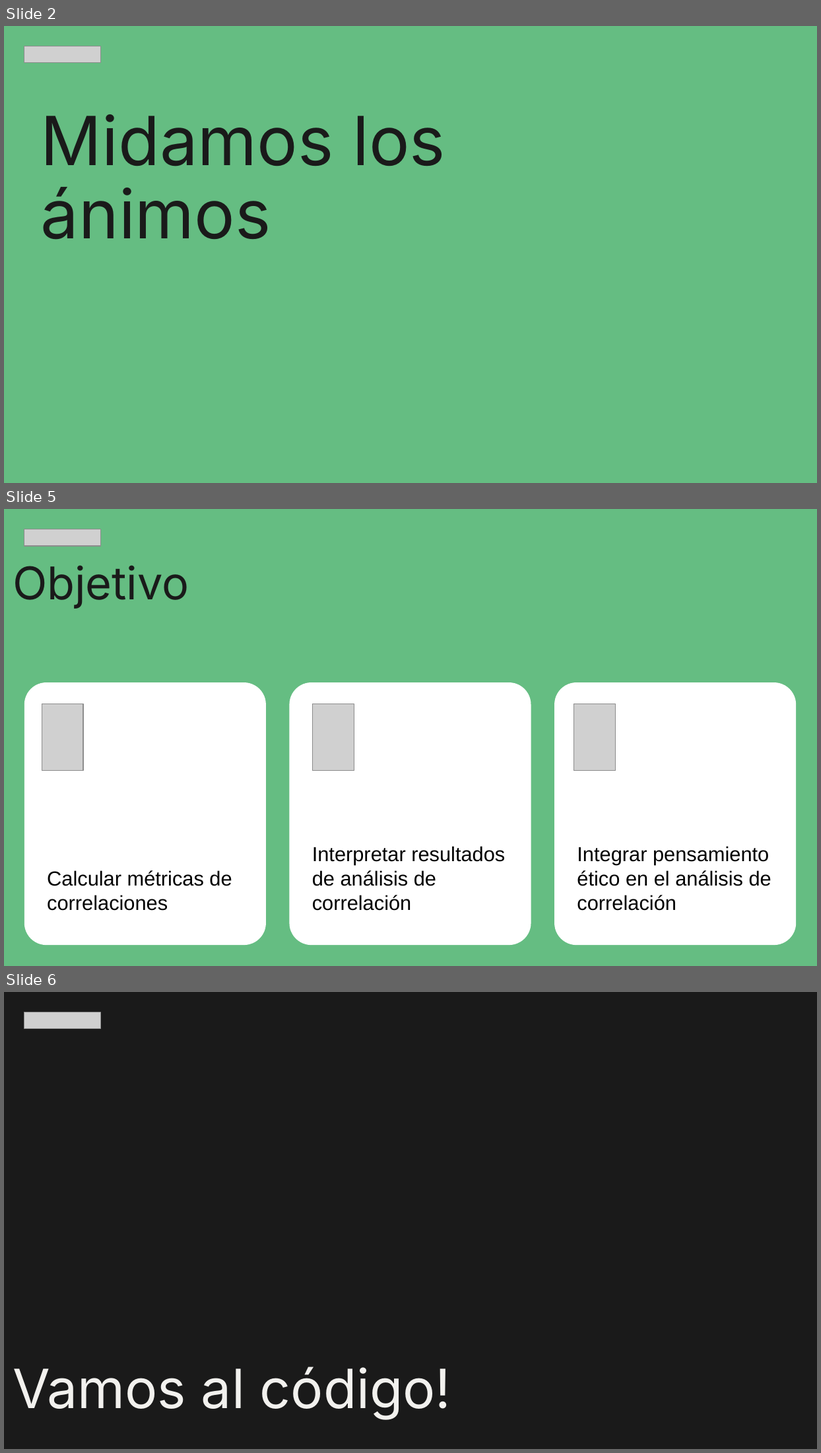
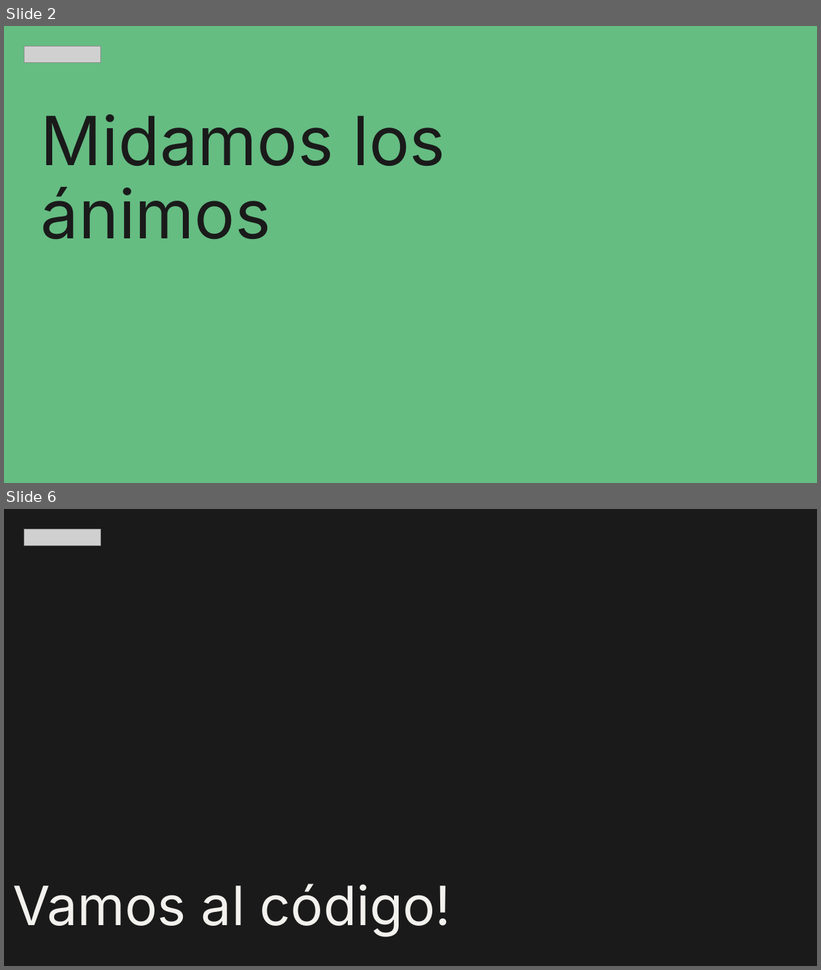
Before and after one commit to zyntonyson/bootcamp_ds_da, a slide deck: topics/instalar-python-vs-code.pptx. Shown one above the other, each under a label of ours: slides 2, 5 and 6 before the commit, slides 2 and 6 after it; the slides between them are not shown. The pictures are 821x1453 and 821x970 pixels, drawn with LibreOffice and Linux fonts; fonts in the diff are those of the drawing; grey boxes stand for pictures. Boxes give left, top, right and bottom in pixels: in the first picture for what was removed or moved away, otherwise in the second. Text is boxed around its words. In the diff, an @@ line names an element or a change of style, - is before the commit and + after.

```diff
--- a/topics/instalar-python-vs-code.pptx
+++ b/topics/instalar-python-vs-code.pptx
@@ slide 5 removed at bbox=[4, 509, 817, 966], background #65BD82 @@
@@ picture removed at bbox=[24, 529, 101, 545] @@
@@ title removed at bbox=[13, 565, 189, 609] @@
-Objetivo
@@ rounded rectangle removed at bbox=[24, 683, 266, 946] @@
-Calcular métricas de correlaciones
@@ rounded rectangle removed at bbox=[289, 683, 531, 946] @@
-Interpretar resultados de análisis de correlación
@@ rounded rectangle removed at bbox=[554, 683, 796, 946] @@
-Integrar pensamiento ético en el análisis de correlación
@@ picture removed at bbox=[42, 704, 83, 771] @@
@@ picture removed at bbox=[312, 704, 354, 771] @@
@@ picture removed at bbox=[574, 704, 615, 771] @@
```
Also in this commit, not shown: 3 slides changed, 1 slide added, 2 other files.
